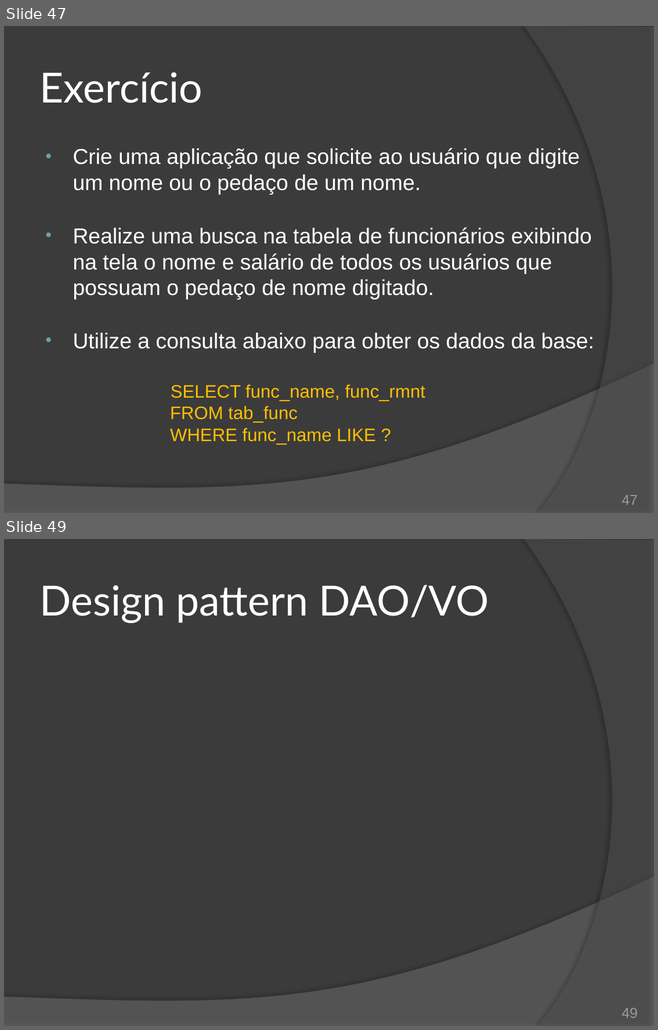
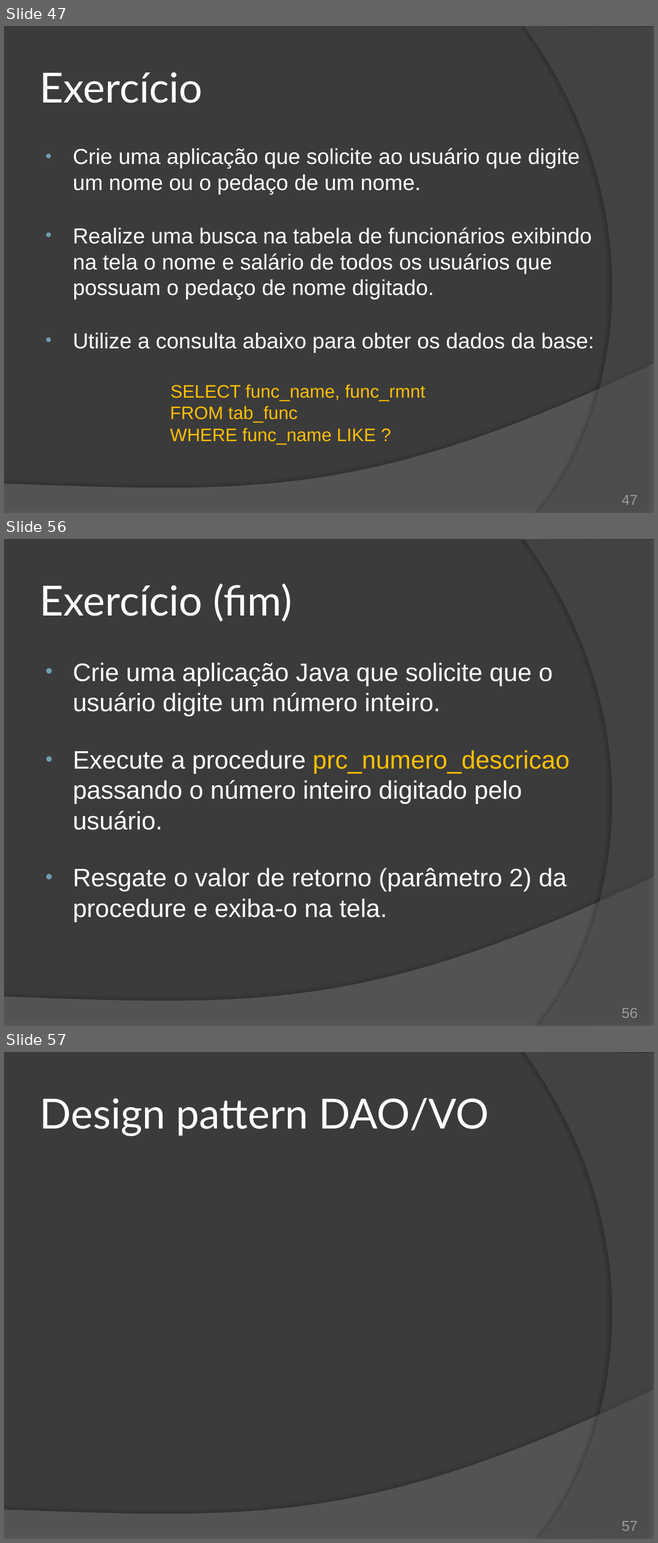
Before and after one commit to duchesqui/slzvieira-training, a slide deck: 2-Java-Programmer-Modulo-II/19.Capitulo11.pptx. Shown one above the other, each under a label of ours: slides 47 and 49 before the commit, slides 47, 56 and 57 after it; the slides between them are not shown. The pictures are 658x1030 and 658x1543 pixels, drawn with LibreOffice and Linux fonts; fonts in the diff are those of the drawing. Boxes give left, top, right and bottom in pixels: in the first picture for what was removed or moved away, otherwise in the second. Text is boxed around its words. In the diff, an @@ line names an element or a change of style, - is before the commit and + after.

Commit message:
JDBC: Stored Procedures

```diff
--- a/2-Java-Programmer-Modulo-II/19.Capitulo11.pptx
+++ b/2-Java-Programmer-Modulo-II/19.Capitulo11.pptx
@@ slide 56 added at (4, 539, 654, 1026), background #3B3B3B; not listed: 2 template elements that a slide beside it also shows @@
@@ title added at (40, 583, 292, 622), 46 pt, text #FFFFFF @@
+Exercício (fim)
@@ text added at (73, 663, 570, 922), 28 pt, text #FFFFFF @@
+• Crie uma aplicação Java que solicite que o usuário digite um número inteiro.
+• Execute a procedure prc_numero_descricao passando o número inteiro digitado pelo usuário.
+• Resgate o valor de retorno (parâmetro 2) da procedure e exiba-o na tela.
@@ page number added at (621, 1008, 637, 1018), 16 pt, text #9D9B9A @@
+56
@@ what was slide 49 is now slide 57 @@
@@ page number at (621, 1521, 637, 1531): text changed @@
-49
+57
```
Also in this commit, not shown: 1 slide changed, 7 other slides added, 1 other file.
